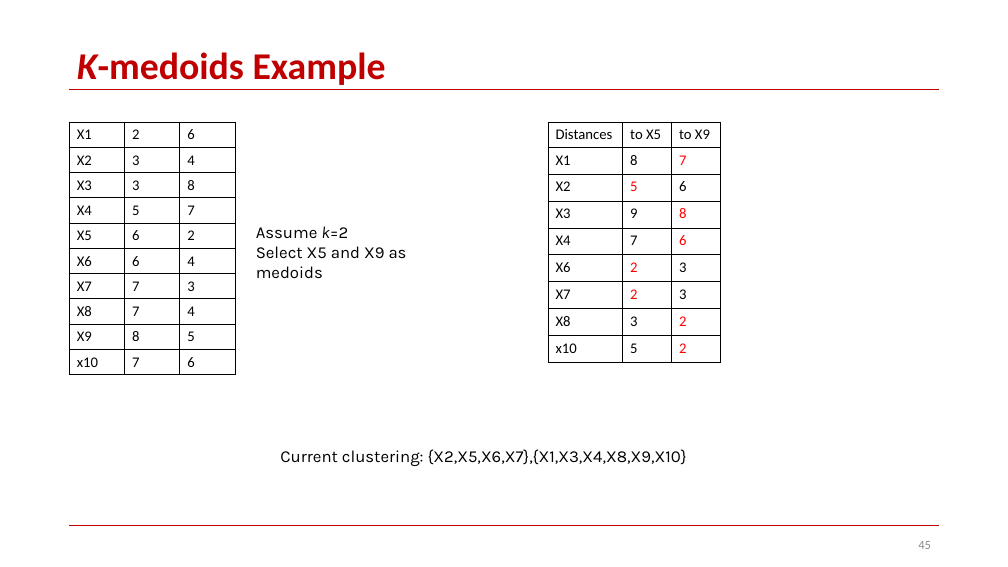
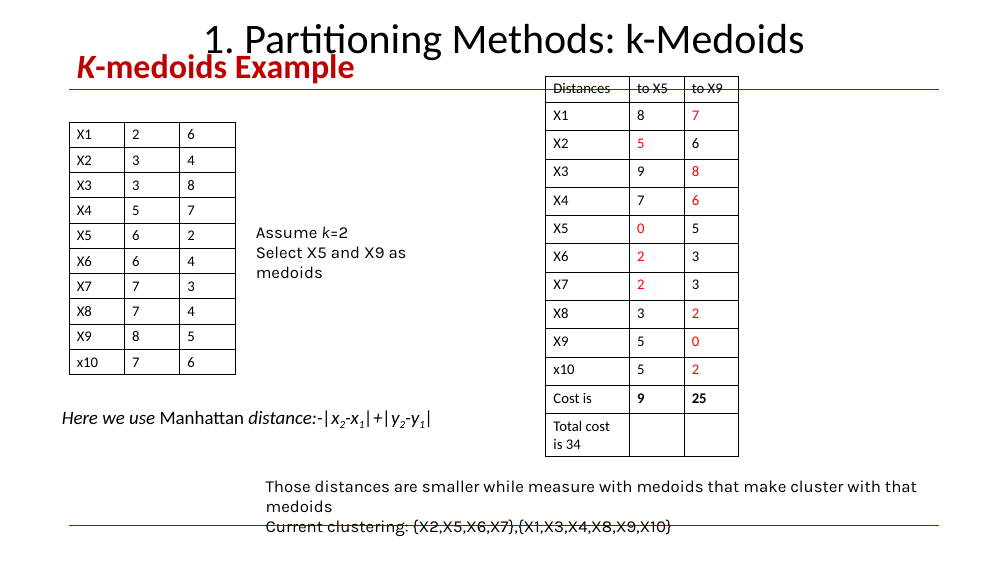
Before and after one commit to skysumitkumar/Du_Mca, a slide deck: slide 40 of 3rd_semester/Data_Science_with_python/PPT/Unit_4/Clustering-Part1.pptx (slide 45 before the commit). Drawn at 1008x567 pixels with LibreOffice and Linux fonts; fonts in the diff are those of the drawing. Boxes give left, top, right and bottom in pixels: in the first picture for what was removed or moved away, otherwise in the second. Text is boxed around its words. In the diff, an @@ line names an element or a change of style, - is before the commit and + after.

Commit message:
update_k_medoids_in_Clustering-Part1

```diff
--- a/3rd_semester/Data_Science_with_python/PPT/Unit_4/Clustering-Part1.pptx
+++ b/3rd_semester/Data_Science_with_python/PPT/Unit_4/Clustering-Part1.pptx
@@ text added at bbox=[203, 24, 804, 63], 40 pt, text #000000 @@
+1. Partitioning Methods: k-Medoids
@@ title "K-medoids Example" at bbox=[77, 50, 355, 84]: size 36 to 32.4 pt @@
@@ table at bbox=[546, 76, 739, 457] @@
+row 6: X5 | 0 | 5
+row 10: X9 | 5 | 0
+row 12: Cost is | 9 | 25
+row 13: Total cost is 34 |  | 
@@ table: place and size @@
-table at bbox=[548, 122, 721, 362]
+table at bbox=[546, 76, 739, 457]
@@ text added at bbox=[62, 410, 672, 535], 18 pt, text #000000, italic @@
+Here we use Manhattan distance:-|x2-x1|+|y2-y1|
@@ text "Those distances are smaller while ...": place and size @@
-text "Those distances are smaller while ..." at bbox=[280, 449, 687, 466]
+text "Those distances are smaller while ..." at bbox=[266, 480, 917, 536]
@@ text at bbox=[266, 480, 917, 513]: paragraph added @@
+Those distances are smaller while measure with medoids that make cluster with that medoids
@@ page number removed at bbox=[918, 541, 931, 549] @@
-45
```
Also in this commit, not shown: 2 other slides changed, 2 slides added, 6 slides removed.
